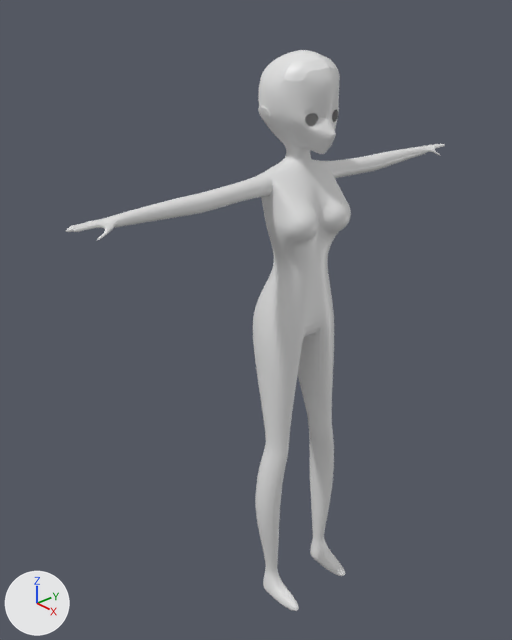
Two versions of the Blender file base_model/character_simple_poly.blend, one commit apart.
Rendered twice from a camera (50 mm lens) standing at (3.48, -3.56, 2.62) and looking at (-0.52, -0.02, 0.09). Arrows for +X, +Y and +Z are at lower left; the lights stay in place.

The older version as bpy lines, for what is in view:
```python
ob_body = bpy.data.objects.new('Body', me_cube)
ob_body.location = (0.0, 0.0, 0.0)
ob_body.scale = (0.702, 1.0, 1.0)
ob_braid = bpy.data.objects.new('Braid', me_plane_002)
ob_braid.location = (0.0, 0.0, 0.0)
ob_braid.scale = (0.0292, 0.025, 0.0241)
ob_cowlick = bpy.data.objects.new('Cowlick', me_cube_002)
ob_cowlick.location = (0.0, 0.0, 0.0)
ob_cowlick.scale = (0.702, 1.0, 1.0)
ob_eye = bpy.data.objects.new('Eye', me_sphere)
ob_eye.location = (0.0, 0.0, 0.0)
ob_hair = bpy.data.objects.new('Hair', me_cube_001)
ob_hair.location = (0.0, 0.0, 0.0)
ob_hair.scale = (0.702, 1.0, 1.0)
```
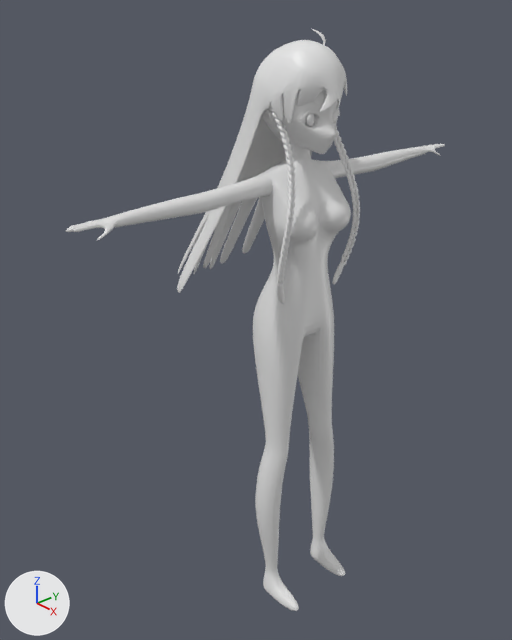
Boxes (x1, y1, x2, y2) around the edits, measured in the pictures (512 x 640 px):
'Hair', shown
    after: (177, 40, 347, 293)
'Braid', shown
    after: (269, 103, 360, 304)
'Eye', shown
    after: (306, 110, 338, 126)
'Cowlick', shown
    after: (312, 29, 326, 45)

Patch to the scene script:
```diff
--- a/base_model/character_simple_poly.blend.py
+++ b/base_model/character_simple_poly.blend.py
@@ ob_braid @@
 _m = ob_braid.modifiers.new('Subdivision', 'SUBSURF')
-ob_braid.hide_set(True)  # its collection is switched off
@@ ob_hair @@
 _m = ob_hair.modifiers.new('Subdivision', 'SUBSURF')
-ob_hair.hide_set(True)  # its collection is switched off
@@ ob_cowlick @@
 _m = ob_cowlick.modifiers.new('Subdivision', 'SUBSURF')
-ob_cowlick.hide_set(True)  # its collection is switched off
@@ ob_eye @@
 _m = ob_eye.modifiers.new('Subdivision', 'SUBSURF')
-ob_eye.hide_set(True)
```
